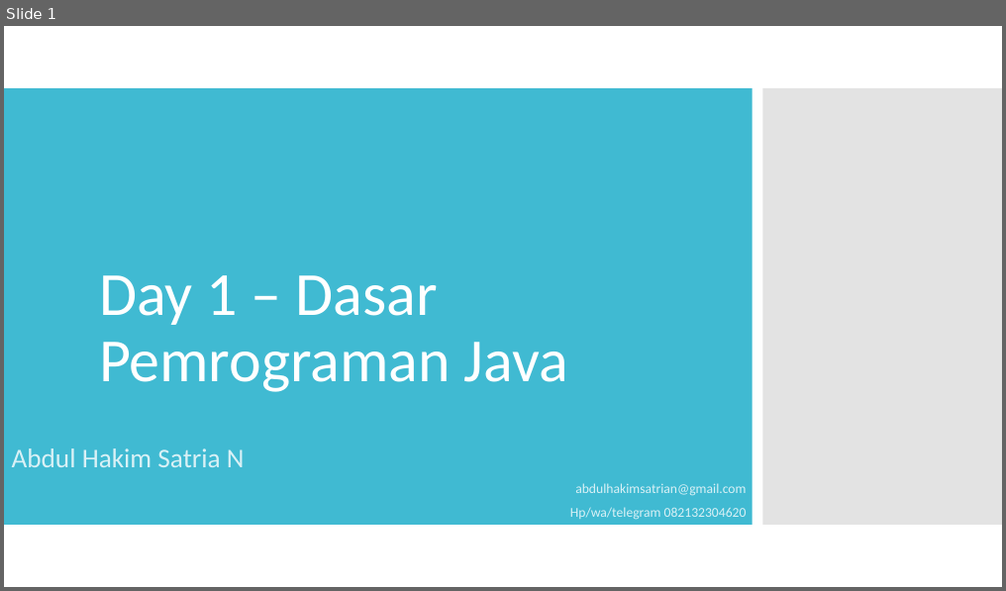
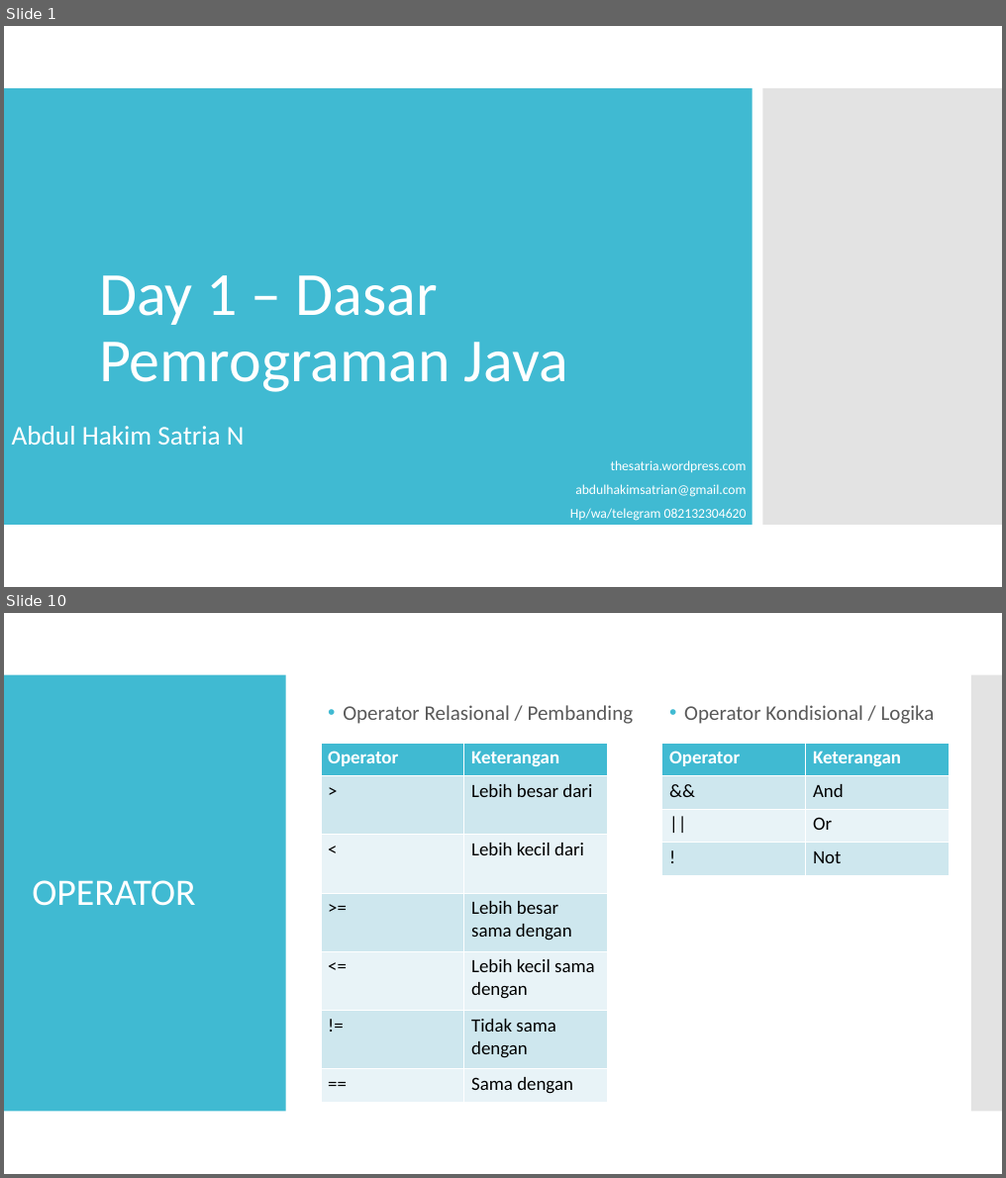
Before and after one commit to satrianusantara/JavaBasic, a slide deck: Materi/Day 1 – Dasar Pemrograman Java.ppt. Shown one above the other, each under a label of ours: slide 1 before the commit, slides 1 and 10 after it; the slides between them are not shown. The pictures are 1006x591 and 1006x1178 pixels, drawn with LibreOffice and Linux fonts; fonts in the diff are those of the drawing. Boxes give left, top, right and bottom in pixels: in the first picture for what was removed or moved away, otherwise in the second. Text is boxed around its words. In the diff, an @@ line names an element or a change of style, - is before the commit and + after.

```diff
--- a/Materi/Day 1 – Dasar Pemrograman Java.ppt
+++ b/Materi/Day 1 – Dasar Pemrograman Java.ppt
@@ slide 10 added at (4,613,1002,1174), background #FFFFFF @@
@@ rectangle added at (4,675,286,1111), fill #40BAD2 @@
@@ rectangle added at (970,675,1002,1111), fill #C8C8C8 at 50% opacity @@
@@ text added at (343,705,634,724), 20 pt, text #595959 @@
+• Operator Relasional / Pembanding
@@ text added at (684,705,935,724), 20 pt, text #595959 @@
+• Operator Kondisional / Logika
@@ table added at (321,743,607,1098), 7 rows, 2 columns @@
+Operator | Keterangan
+> | Lebih besar dari
+< | Lebih kecil dari
+>= | Lebih besar sama dengan
+<= | Lebih kecil sama dengan
+!= | Tidak sama dengan
+== | Sama dengan
@@ table added at (661,743,948,867), 4 rows, 2 columns @@
+Operator | Keterangan
+&& | And
+|| | Or
+! | Not
@@ title added at (32,880,195,906), 36 pt, text #FFFFFF @@
+OPERATOR
@@ slide 1 changed as well @@
@@ subtitle "Abdul Hakim Satria N": place and size @@
-subtitle "Abdul Hakim Satria N" at (12,449,746,520)
+subtitle "Abdul Hakim Satria N" at (12,426,746,521)
@@ subtitle at (12,426,746,521): text colour #D9F1F6 to #FFFFFF in "Abdul Hakim Satria N", "abdulhakimsatrian@gmail.com", "Hp/wa/telegram 082132304620" @@
@@ subtitle at (611,461,746,472): paragraph added @@
+thesatria.wordpress.com
```
Also in this commit, not shown: 19 other slides added, 6 slides removed.
